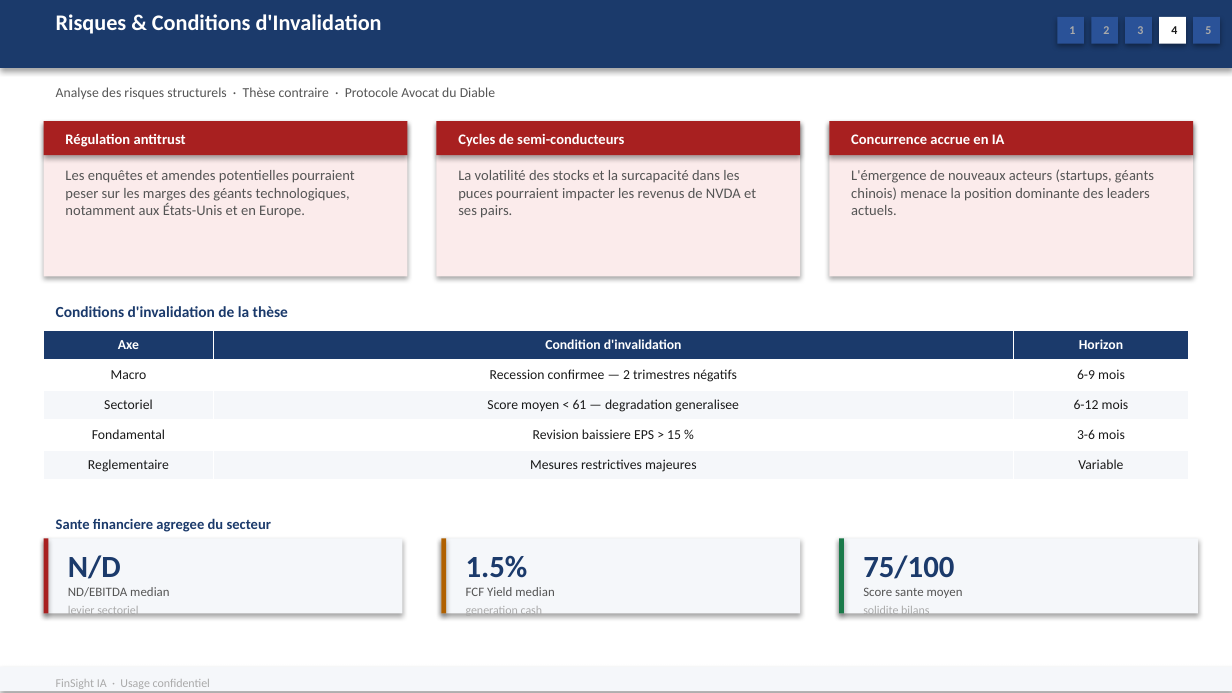
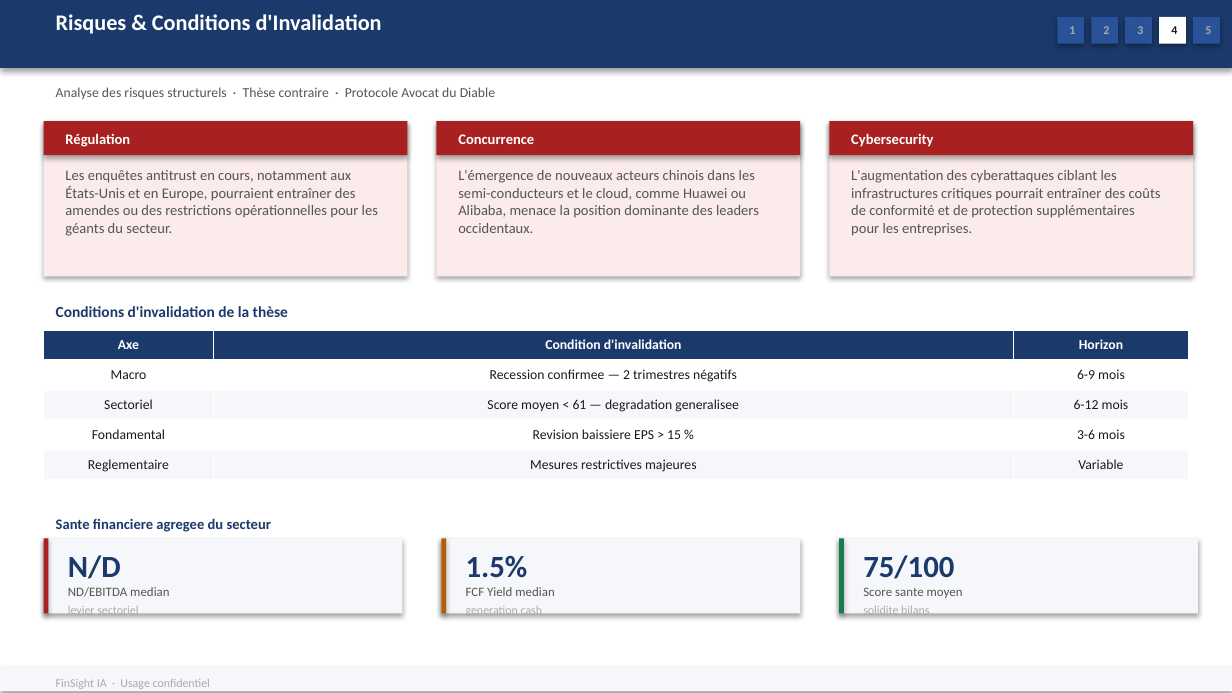
Before and after one commit to baptistejeh07-art/finsight-ia, a slide deck: slide 17 of preview/secteur_Technology_S&P_500/secteur_Technology_S&P_500.pptx. Drawn at 1232x693 pixels with LibreOffice and Linux fonts; fonts in the diff are those of the drawing. Boxes give left, top, right and bottom in pixels: in the first picture for what was removed or moved away, otherwise in the second. Text is boxed around its words. In the diff, an @@ line names an element or a change of style, - is before the commit and + after.

Commit message:
chore(preview): secteur_Technology_S&P_500 outputs regeneres

```diff
--- a/preview/secteur_Technology_S&P_500/secteur_Technology_S&P_500.pptx
+++ b/preview/secteur_Technology_S&P_500/secteur_Technology_S&P_500.pptx
@@ text at bbox=[65, 133, 130, 147]: text changed @@
-Régulation antitrust
+Régulation
@@ text at bbox=[458, 134, 534, 144]: text changed @@
-Cycles de semi-conducteurs
+Concurrence
@@ text at bbox=[851, 133, 933, 147]: text changed @@
-Concurrence accrue en IA
+Cybersecurity
@@ text at bbox=[65, 170, 378, 236]: text changed @@
-Les enquêtes et amendes potentielles pourraient peser sur les marges des géants technologiques, notamment aux États-Unis et en Europe.
+Les enquêtes antitrust en cours, notamment aux États-Unis et en Europe, pourraient entraîner des amendes ou des restrictions opérationnelles pour les géants du secteur.
@@ text at bbox=[458, 170, 759, 233]: text changed @@
-La volatilité des stocks et la surcapacité dans les puces pourraient impacter les revenus de NVDA et ses pairs.
+L'émergence de nouveaux acteurs chinois dans les semi-conducteurs et le cloud, comme Huawei ou Alibaba, menace la position dominante des leaders occidentaux.
@@ text at bbox=[851, 170, 1161, 236]: text changed @@
-L'émergence de nouveaux acteurs (startups, géants chinois) menace la position dominante des leaders actuels.
+L'augmentation des cyberattaques ciblant les infrastructures critiques pourrait entraîner des coûts de conformité et de protection supplémentaires pour les entreprises.
```
Also in this commit, not shown: 5 other slides changed, 2 other files.
